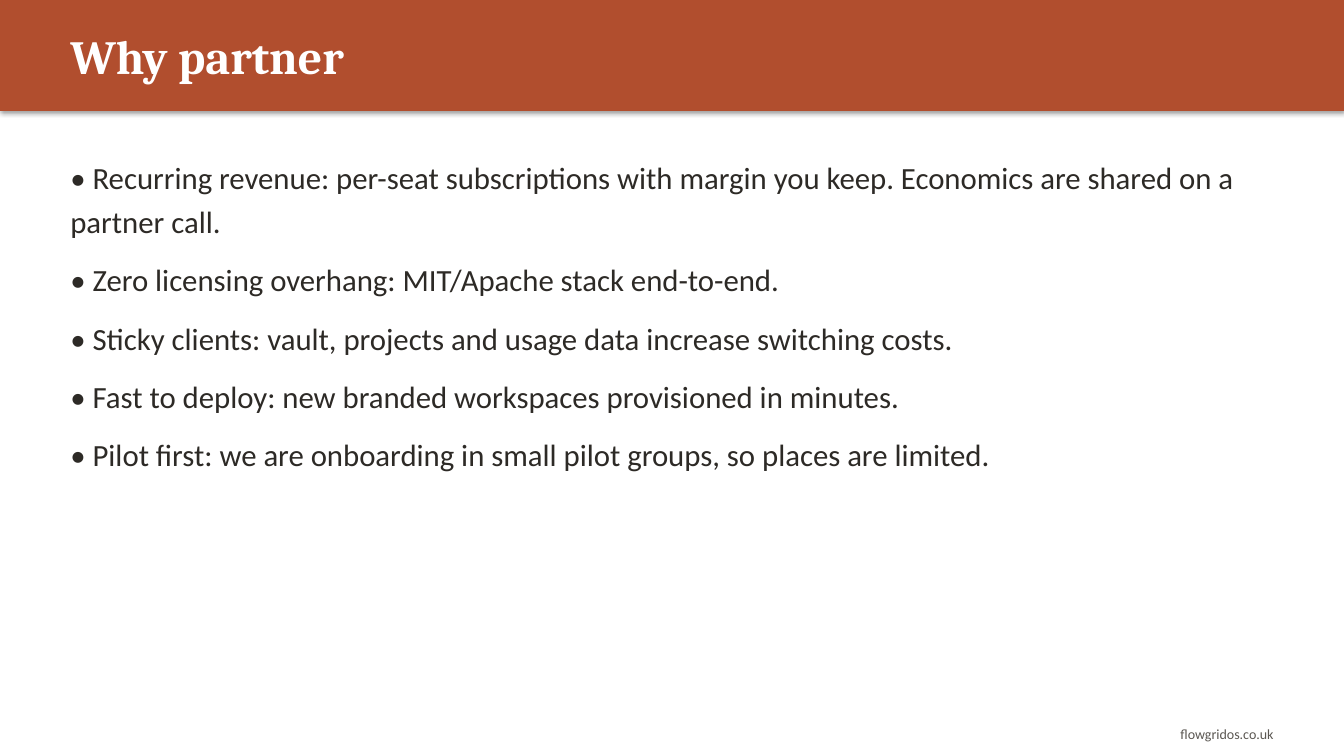
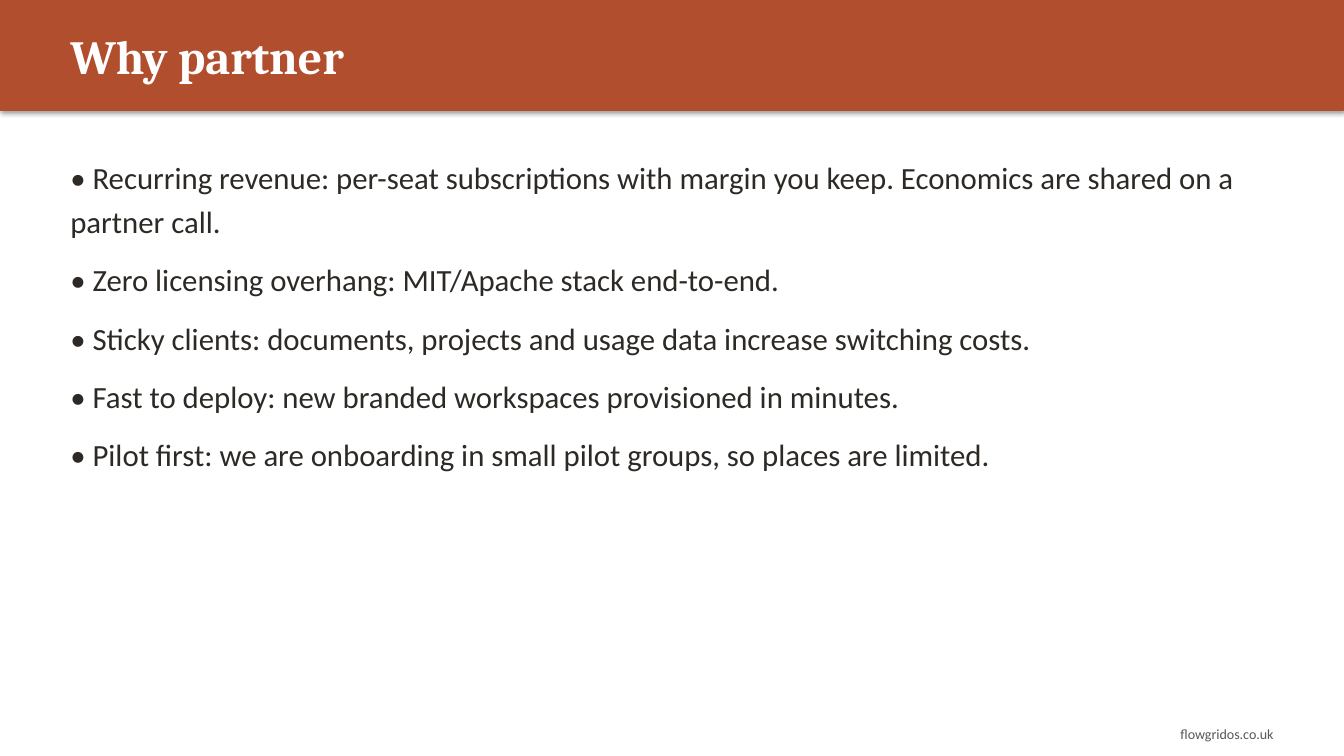
Before and after one commit to CliveStruv56/operations-engine, a slide deck: slide 4 of docs/flowgrid-os-partner-deck.pptx. Drawn at 1344x756 pixels with LibreOffice and Linux fonts; fonts in the diff are those of the drawing. Boxes give left, top, right and bottom in pixels: in the first picture for what was removed or moved away, otherwise in the second. Text is boxed around its words. In the diff, an @@ line names an element or a change of style, - is before the commit and + after.

```diff
--- a/docs/flowgrid-os-partner-deck.pptx
+++ b/docs/flowgrid-os-partner-deck.pptx
@@ text at (93,328,1030,356): text changed @@
-• Sticky clients: vault, projects and usage data increase switching costs.
+• Sticky clients: documents, projects and usage data increase switching costs.
```
Also in this commit, not shown: 1 other slide changed, 10 other files.
